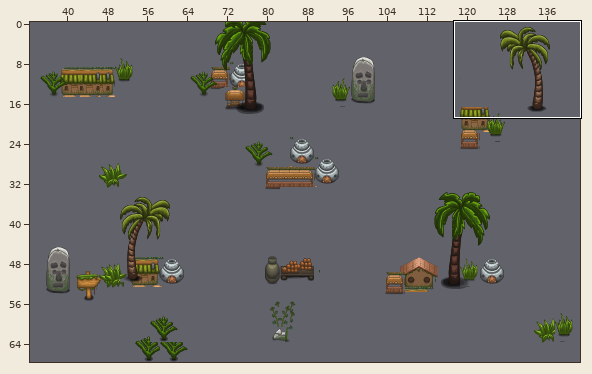
Two states of a Tiled map, NatureFight/Resources/Map1/map1.tmx. Above, an overview of the earlier version with the close-up marked.
Close-up. Before the edit:
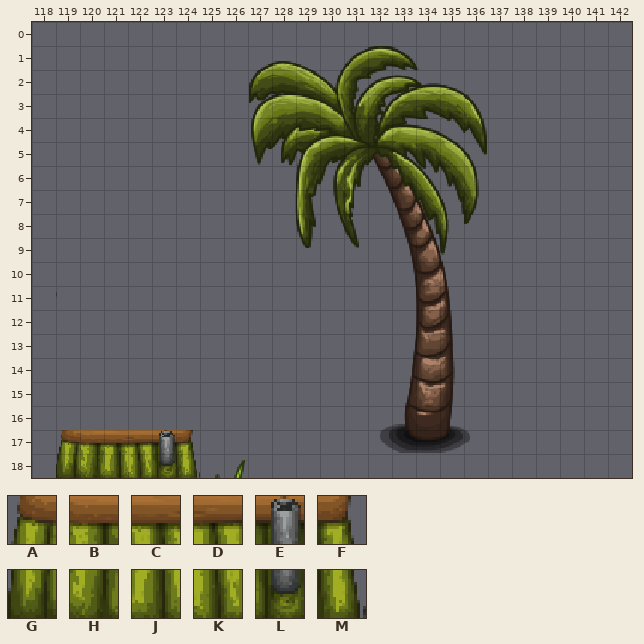
Cells are 16x16 px. Shown: x 118..142, y 0..18. The commit also changed other parts of the map, which this record leaves out.
Key: from "house": A 112, B 113, C 114, D 115, E 116, F 117, G 128, H 129, J 130, K 131, L 132, M 133.
_ is an empty cell.
Layers that did not change in this view are not listed.
Layer "item_3" before, first column x 118:
 0 _________________________
 1 _________________________
 2 _________________________
 3 _________________________
 4 _________________________
 5 _________________________
 6 _________________________
 7 _________________________
 8 _________________________
 9 _________________________
10 _________________________
11 _________________________
12 _________________________
13 _________________________
14 _________________________
15 _________________________
16 _________________________
17 _ABCDEF__________________
18 _GHJKLM__________________
And afterwards:
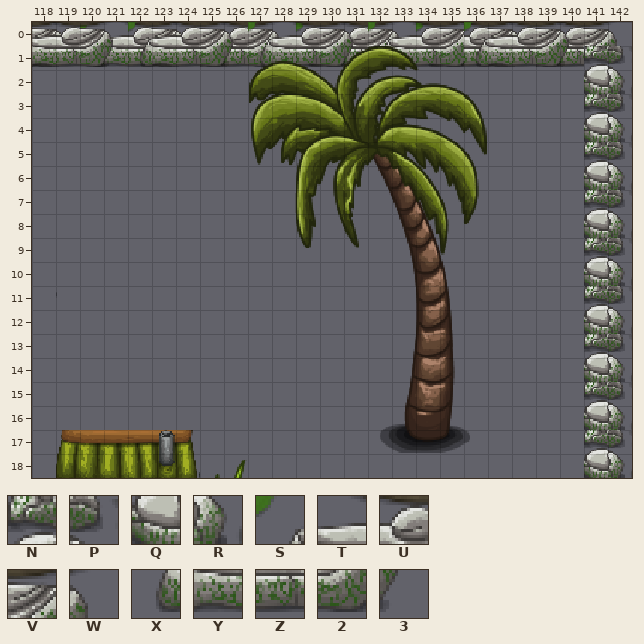
Further tiles: from "item_1": N 340, P 341, Q 372, R 373, S 969, T 970, U 971, V 972, W 973, X 1001, Y 1002, Z 1003, 2 1004, 3 1005.
Tiles of an added or newly shown layer are drawn over the layers below it.
Changes in this commit:
{"where": "layer \"item_3\""}
{"y":0,"x":118,"old":"_______________________","new":"VWSTUVWTUVWSTUVWSTUVWTU"}
{"y":1,"x":118,"old":"_______________________","new":"23XYZ23YZ23XYZ23XYZ23YZ"}
{"where": "layer \"item_4\" (added)"}
{"y":0,"x":118,"old":"_________________________","new":"TUVWSTUVWSTUVWSTUVSTUVWVW"}
{"y":1,"x":118,"old":"_________________________","new":"YZ23XYZ23XYZ23XYZ2XYZ23NP"}
{"y":2,"x":141,"old":"__","new":"QR"}
{"y":3,"x":141,"old":"__","new":"NP"}
{"y":4,"x":141,"old":"__","new":"QR"}
{"y":5,"x":141,"old":"__","new":"NP"}
{"y":6,"x":141,"old":"__","new":"QR"}
{"y":7,"x":141,"old":"__","new":"NP"}
{"y":8,"x":141,"old":"__","new":"QR"}
{"y":9,"x":141,"old":"__","new":"NP"}
{"y":10,"x":141,"old":"__","new":"QR"}
{"y":11,"x":141,"old":"__","new":"NP"}
{"y":12,"x":141,"old":"__","new":"QR"}
{"y":13,"x":141,"old":"__","new":"NP"}
{"y":14,"x":141,"old":"__","new":"QR"}
{"y":15,"x":141,"old":"__","new":"NP"}
{"y":16,"x":141,"old":"__","new":"QR"}
{"y":17,"x":141,"old":"__","new":"NP"}
{"y":18,"x":141,"old":"__","new":"QR"}
